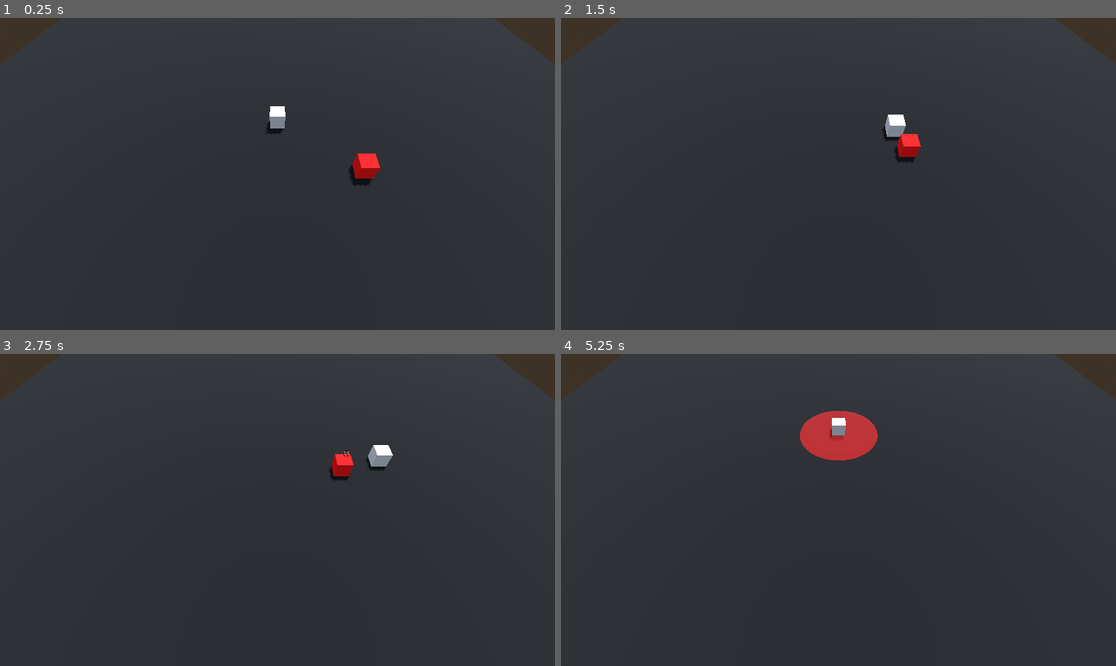
Above: before the commit, frames 1-4 (two rows, left to right).
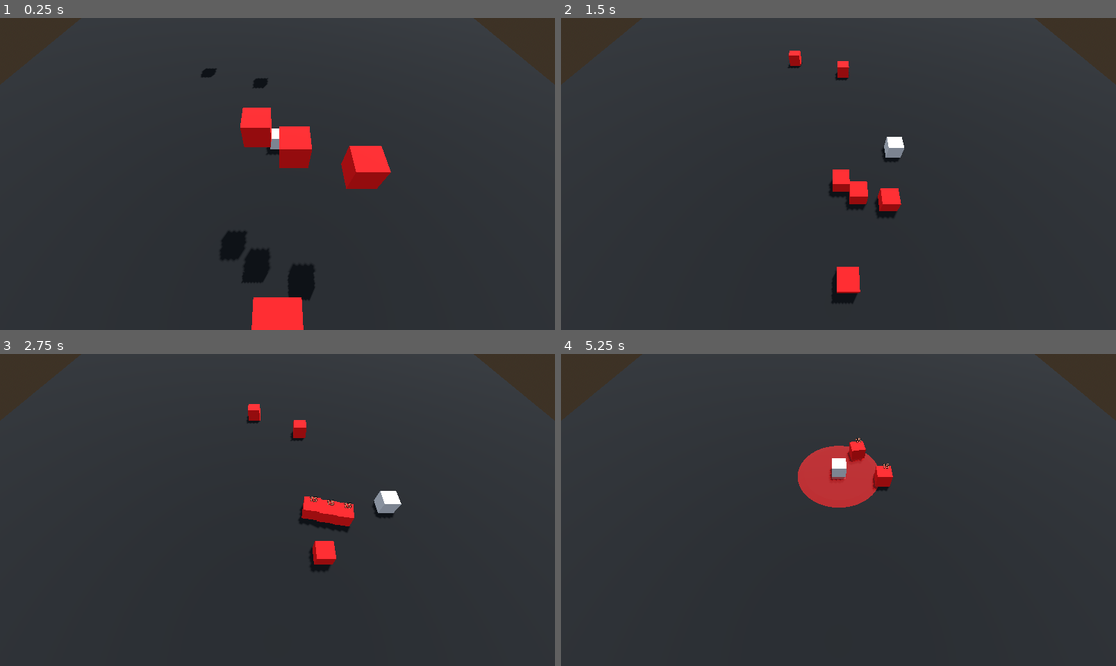
Above: after the commit, the same moments.

Repository: KamPit0605/gdc-project--dice-challenge
Game: Godot game, scene res://Scenes/prototype.tscn
Same seed, same stepped clock (60 frames per second), same inputs: the game is played once before the commit and once after it.
Inputs (mouse positions are in pixels of both pictures, inside the frame that each line leads up to):
- Up to frame 1 (0.25 s): no input
- Up to frame 2 (1.5 s): tap Enter (ui_accept) at 0.5, 0.77 s; move the mouse to (960, 158) at 0.52 s; hold D (Move_Right) 0.53-1.28 s; click (960, 158) at 0.6 s; move the mouse to (727, 189) at 1.27 s; hold S (Move_Backward) from 1.28 s (still down); click (727, 189) at 1.35 s
- Up to frame 3 (2.75 s): tap Enter (ui_accept) at 1.52 s; move the mouse to (333, 441) at 2.02 s; release S (Move_Backward) at 2.03 s; hold D (Move_Right) from 2.03 s (still down); click (333, 441) at 2.1 s
- Up to frame 4 (5.25 s): move the mouse to (810, 572) at 2.77 s; release D (Move_Right) at 2.78 s; hold W (Move_Forward) 2.78-3.53 s; click (810, 572) at 2.85 s; tap Enter (ui_accept) at 3.02, 3.77, 4.52 s; move the mouse to (1005, 556) at 3.52 s; hold A (Move_Left) 3.53-5.03 s; click (1005, 556) at 3.6 s; move the mouse to (672, 463) at 4.27 s; click (672, 463) at 4.35 s; move the mouse to (866, 510) at 5.02 s; hold S (Move_Backward) from 5.03 s (still down); click (866, 510) at 5.1 s

The runs differ from the first frame. In frame 1, 5.9% of the frame differs, in the area x 0-100%, y 0-100%; in frame 2, 3.6%; in frame 3, 3.6%; in frame 4, 4.8%.

Commit message:
2026-3-12 | Mobs of Enemies & Enemy DEATH
BIG CHANGES
enemy_low_dice
  - "@export" nodes are all normal variables
  - Couple variables are commented ("#"), especially "Cloned"
  - "Spawning" functions are all commented
  - _followingplayer() function is replaced with a simple Physics Process function
  - Health function turned from node invisibility to delete
- Referenced Player Triggers replaced with its own Triggers (or Area)

New Additions
Enemy Spawner Node (Scene): Role for spawning enemies
EnemySpawning.gd: Script for the Enemy Spawner node. *Changed from a Global script to a normal script. And nodes exported from Enemy Script are on this script instead.*

Diff:
--- a/Characters/Enemy/enemy_low_dice.tscn
+++ b/Characters/Enemy/enemy_low_dice.tscn
@@ -41,5 +41,7 @@
 
 [node name="FollowingCooldown" type="Timer" parent="." unique_id=1520790909]
 
+[connection signal="area_entered" from="EnemyTrigger" to="." method="_on_enemy_trigger_area_entered"]
+[connection signal="area_exited" from="EnemyTrigger" to="." method="_on_enemy_trigger_area_exited"]
 [connection signal="timeout" from="DamageCooldown" to="." method="_on_damage_cooldown_timeout"]
 [connection signal="timeout" from="FollowingCooldown" to="." method="_on_following_cooldown_timeout"]
--- /dev/null
+++ b/Scenes/Systems/EnemySpawner.tscn
@@ -0,0 +1,14 @@
+[gd_scene format=3 uid="uid://7shbr518fxwl"]
+
+[ext_resource type="Script" uid="uid://tath0ygmvrin" path="res://Scripts/Enemy/EnemySpawning.gd" id="1_up1wc"]
+[ext_resource type="PackedScene" uid="uid://djs3rameploj" path="res://Characters/Enemy/enemy_low_dice.tscn" id="2_aoe3b"]
+
+[node name="Enemy Spawner" type="Node3D" unique_id=1095715711]
+script = ExtResource("1_up1wc")
+EnemyLowLevel = ExtResource("2_aoe3b")
+
+[node name="SpawnerCooldown" type="Timer" parent="." unique_id=1614421818]
+wait_time = 10.0
+autostart = true
+
+[connection signal="timeout" from="SpawnerCooldown" to="." method="_on_spawner_cooldown_timeout"]
--- a/Scenes/prototype.tscn
+++ b/Scenes/prototype.tscn
@@ -1,7 +1,7 @@
 [gd_scene format=3 uid="uid://01rc4wcxhoec"]
 
-[ext_resource type="PackedScene" uid="uid://djs3rameploj" path="res://Characters/Enemy/enemy_low_dice.tscn" id="2_4ousu"]
 [ext_resource type="Script" uid="uid://b51xaavwp77nu" path="res://Scripts/Player/player_dice.gd" id="2_6koui"]
+[ext_resource type="PackedScene" uid="uid://7shbr518fxwl" path="res://Scenes/Systems/EnemySpawner.tscn" id="3_6koui"]
 
 [sub_resource type="ProceduralSkyMaterial" id="ProceduralSkyMaterial_6ox75"]
 sky_horizon_color = Color(0.66224277, 0.6717428, 0.6867428, 1)
@@ -33,7 +33,7 @@
 albedo_color = Color(0.83889705, 0.83889705, 0.838897, 1)
 
 [sub_resource type="CylinderShape3D" id="CylinderShape3D_7kyyp"]
-height = 0.15
+height = 0.5
 radius = 3.0
 
 [sub_resource type="CylinderMesh" id="CylinderMesh_k3dp0"]
@@ -45,11 +45,16 @@
 transparency = 1
 albedo_color = Color(0.83137256, 0.023529412, 0, 0.6862745)
 
+[sub_resource type="StandardMaterial3D" id="StandardMaterial3D_4ousu"]
+albedo_color = Color(0.24115604, 0.24115604, 0.24115604, 1)
+
+[sub_resource type="BoxMesh" id="BoxMesh_4ousu"]
+material = SubResource("StandardMaterial3D_4ousu")
+
 [node name="Prototype" type="Node3D" unique_id=566195261]
 
 [node name="Camera3D" type="Camera3D" parent="." unique_id=1842385117]
-transform = Transform3D(1, 0, 0, 0, 0.54007876, 0.8416145, 0, -0.8416145, 0.54007876, 0, 10.200483, 10.619563)
-metadata/_edit_lock_ = true
+transform = Transform3D(1, 0, 0, 0, 0.54007876, 0.8416145, 0, -0.8416145, 0.54007876, 0, 11.200483, 9.619564)
 
 [node name="---Sun&Environment" type="Node3D" parent="." unique_id=673485911]
 metadata/_edit_lock_ = true
@@ -70,10 +75,6 @@
 
 [node name="MeshInstance3D" type="MeshInstance3D" parent="Floor" unique_id=212419442]
 mesh = SubResource("BoxMesh_6ox75")
-
-[node name="enemyLow_dice" parent="." unique_id=1738791593 node_paths=PackedStringArray("Player") instance=ExtResource("2_4ousu")]
-transform = Transform3D(1, 0, 0, 0, 1, 0, 0, 0, 1, 5, 1, 4)
-Player = NodePath("../PlayerDice")
 
 [node name="PlayerDice" type="CharacterBody3D" parent="." unique_id=1710567279 node_paths=PackedStringArray("player", "PlayerTrigger", "AttackTrigger")]
 transform = Transform3D(1, 0, 0, 0, 1, 0, 0, 0, 1, 0, 1, 0)
@@ -98,7 +99,7 @@
 
 [node name="Attacking" type="Node3D" parent="PlayerDice" unique_id=1788171552]
 
-[node name="AttackTrigger" type="Area3D" parent="PlayerDice/Attacking" unique_id=1085136056]
+[node name="AttackTrigger" type="Area3D" parent="PlayerDice/Attacking" unique_id=1085136056 groups=["AttackTrigger"]]
 transform = Transform3D(1, 0, 0, 0, 1, 0, 0, 0, 1, 0, -0.4010259, 0)
 
 [node name="CollisionShape3D" type="CollisionShape3D" parent="PlayerDice/Attacking/AttackTrigger" unique_id=1904097768]
@@ -117,7 +118,44 @@
 [node name="AttackCooldown" type="Timer" parent="PlayerDice/Attacking" unique_id=1725762845]
 wait_time = 0.5
 
-[connection signal="area_entered" from="PlayerDice/Attacking/AttackTrigger" to="enemyLow_dice" method="_on_attack_trigger_area_entered"]
-[connection signal="area_exited" from="PlayerDice/Attacking/AttackTrigger" to="enemyLow_dice" method="_on_attack_trigger_area_exited"]
+[node name="Position References" type="Node3D" parent="PlayerDice" unique_id=1432369048]
+
+[node name="Top-Mid Position" type="Marker3D" parent="PlayerDice/Position References" unique_id=242714704]
+transform = Transform3D(1, 0, 0, 0, 1, 0, 0, 0, 1, 0, 0, -10)
+
+[node name="MeshInstance3D" type="MeshInstance3D" parent="PlayerDice/Position References/Top-Mid Position" unique_id=314447571]
+visible = false
+mesh = SubResource("BoxMesh_4ousu")
+
+[node name="Top-Mid Reset" type="Node3D" parent="PlayerDice/Position References" unique_id=1671540627]
+transform = Transform3D(1, 0, 0, 0, 1, 0, 0, 0, 1, 0, 0, -10)
+
+[node name="Bottom-Mid Position" type="Marker3D" parent="PlayerDice/Position References" unique_id=1760630995]
+transform = Transform3D(1, 0, 0, 0, 1, 0, 0, 0, 1, 0, 0, 10)
+
+[node name="MeshInstance3D" type="MeshInstance3D" parent="PlayerDice/Position References/Bottom-Mid Position" unique_id=1538151420]
+visible = false
+mesh = SubResource("BoxMesh_4ousu")
+
+[node name="Bottom-Mid Reset" type="Node3D" parent="PlayerDice/Position References" unique_id=1764876478]
+transform = Transform3D(1, 0, 0, 0, 1, 0, 0, 0, 1, 0, 0, 10)
+
+[node name="Timers" type="Node" parent="." unique_id=1503358901]
+
+[node name="SpawnerCooldown" type="Timer" parent="Timers" unique_id=561025002]
+autostart = true
+
+[node name="Globals" type="Node" parent="." unique_id=1647484007]
+
+[node name="EnemySpawning" type="Node" parent="Globals" unique_id=1794180242]
+
+[node name="Enemy Spawner" parent="." unique_id=1095715711 node_paths=PackedStringArray("targetPlayer", "TopPositionMarker", "BottomPositionMarker", "TopMidReset", "BottomMidReset") instance=ExtResource("3_6koui")]
+targetPlayer = NodePath("../PlayerDice")
+TopPositionMarker = NodePath("../PlayerDice/Position References/Top-Mid Position")
+BottomPositionMarker = NodePath("../PlayerDice/Position References/Bottom-Mid Position")
+TopMidReset = NodePath("../PlayerDice/Position References/Top-Mid Reset")
+BottomMidReset = NodePath("../PlayerDice/Position References/Bottom-Mid Reset")
+
 [connection signal="timeout" from="PlayerDice/Attacking/Attacking" to="PlayerDice" method="_on_attacking_timeout"]
 [connection signal="timeout" from="PlayerDice/Attacking/AttackCooldown" to="PlayerDice" method="_on_attack_cooldown_timeout"]
+[connection signal="timeout" from="Timers/SpawnerCooldown" to="Globals/EnemySpawning" method="_on_spawner_cooldown_timeout"]
--- /dev/null
+++ b/Scripts/Enemy/EnemySpawning.gd
@@ -0,0 +1,61 @@
+extends Node
+
+@onready var SpawnerCooldown = $SpawnerCooldown
+
+@export var EnemyLowLevel: PackedScene
+@export var targetPlayer: Node3D
+
+@export var TopPositionMarker: Node3D
+@export var BottomPositionMarker: Node3D
+@export var TopMidReset: Node3D
+@export var BottomMidReset: Node3D
+
+var Spawning: bool
+var SpawnCount: int
+
+var SpawnPosition: int
+
+# Called when the node enters the scene tree for the first time.
+func _ready():
+	SpawnCount = 6#randi_range(1,6)
+	Spawning = true
+	#var new_instance = EnemyLowLevell.instantiate()
+	#add_child(new_instance)
+# Called every frame. 'delta' is the elapsed time since the previous frame.
+func _process(delta):
+	if (SpawnCount > 0) && (Spawning == true):
+		#var EnemyLowSpawned = EnemyLowLevel.instantiate()
+		#add_child(EnemyLowSpawned)
+		SpawnPosition = randi_range(0,1)
+		_instancing()
+		SpawnCount -= 1
+
+	else:
+		SpawnCount = 0
+		Spawning = false
+
+
+
+func _instancing():
+	var Instance_LowLevel = EnemyLowLevel.instantiate()
+	add_child(Instance_LowLevel)
+	Instance_LowLevel.Player = targetPlayer
+	if SpawnPosition == 0:
+		Instance_LowLevel.position = Vector3(TopPositionMarker.position.x,6,TopPositionMarker.position.z)
+		TopPositionMarker.translate(Vector3(randf_range(-5,5),0,randf_range(-5,2)))
+		#Instance_Lowlevel.translate(Vector3(randf_range(-5,5),6,randf_range(-5,5)))
+	elif SpawnPosition == 1:
+		Instance_LowLevel.position = Vector3(BottomPositionMarker.position.x,6,BottomPositionMarker.position.z)
+		BottomPositionMarker.translate(Vector3(randf_range(-5,5),0,randf_range(-5,2)))
+	#Instance_LowLevel.TopMidPosition = TopPositionMarker
+	#Instance_LowLevel.BottomMidPosition = BottomPositionMarker
+
+
+
+func _on_spawner_cooldown_timeout():
+	#EnemyLowLevel.Cloned = true
+	SpawnCount = randi_range(4,8)
+	Spawning = true
+	TopPositionMarker.global_position = TopMidReset.global_position
+	BottomPositionMarker.global_position = BottomMidReset.global_position
+	SpawnerCooldown.start(10)
--- a/Scripts/Enemy/enemy_low_dice.gd
+++ b/Scripts/Enemy/enemy_low_dice.gd
@@ -12,13 +12,13 @@
 var DamageCooldown: bool = false
 var DamageCooldownF: float = 0.5
 #--MOVEMENT--
-var SPEED = 3.5
+var SPEED = 3.0
 
 #--HEALTH--
 var Health: int = 30
 
 #--PLAYER FOLLOW--
-@export var Player: CharacterBody3D
+var Player: CharacterBody3D #@export
 
 @onready var FollowingCooldownTimer = $FollowingCooldown
 var FollowPlayer: bool = false
@@ -27,10 +27,21 @@
 var TriggerOfF: float = 1.0 #variable for preventing any triggering happen within float time
 var PlayerAreaCount: int = 0 #counts how many times it entered the Area3D (even in some OTHER way that I don't know)
 
+#--SPAWNING--
+var TopMidPosition = Node3D #@export
+var BottomMidPosition = Node3D #@export
+var Positioner: int #assigns the above positions to their respective ints
+
+#@export var Cloned: bool = false
+
 # Called when the node enters the scene tree for the first time.
 func _ready():
+	#Cloned = true
 	DisableALLTriggers()
 	FollowingCooldownTimer.start(1)
+	#if Cloned:
+		#_ifSpawning()
+
 
 # Called every frame. 'delta' is the elapsed time since the previous frame.
 func _process(delta):
@@ -53,18 +64,20 @@
 	#print(Health, FollowPlayer)
 
 func _physics_process(delta):
-	var targetPlayer = (Player.position - position).normalized()
-	if FollowPlayer:
-		position += targetPlayer * SPEED * delta
+	#if Cloned:
+		var targetPlayer = (Player.position - position).normalized()
+		if FollowPlayer:
+			position += targetPlayer * SPEED * delta
 
 func _on_damage_cooldown_timeout():
 	DamageCooldown = false
 
 func _Health():
 	if Health <= 0:
-		self.visible = false
-		FollowPlayer = false
-		Health = 0
+		queue_free()
+		#self.visible = false
+		#FollowPlayer = false
+		#Health = 0
 
 
 func _triggerAdjust():
@@ -85,10 +98,21 @@
 		PlayerAttackTrigger = true
 		PlayerAreaCount = 2
 
-func _on_attack_trigger_area_exited(_area):
-	PlayerAttackTrigger = false
+#func _on_attack_trigger_area_exited(_area): (DIFFERENT FUNCTION: _on_enemy_trigger_area_entered(area))
+	#PlayerAttackTrigger = false
 
-#func _followingplayer():
+func _on_enemy_trigger_area_entered(area):
+	#print(area.name)
+	if area.is_in_group("AttackTrigger"):
+		PlayerAreaCount += 1
+		if (PlayerAreaCount >= 1):
+			PlayerAttackTrigger = true
+			PlayerAreaCount = 2
+
+func _on_enemy_trigger_area_exited(area):
+	if area.is_in_group("AttackTrigger"):
+		PlayerAttackTrigger = false
+#func _followingplayer(): (KEEP THIS COMMENTED FOR NOW)
 	#var targetPlayer = (Player.position - position).normalized()
 	#if FollowPlayer:
 		#position += targetPlayer * SPEED
@@ -98,5 +122,17 @@
 	FollowingCooldownTimer.start(seconds)
 
 
+#func _spawning(PositionMarker):
+	#transform.origin = PositionMarker.position
+	#translate(Vector3(randf_range(-5,5),6,randf_range(-5,5)))
+
+#func _ifSpawning():
+	#Positioner = randi_range(0,1)
+	#if Positioner == 0:
+		#_spawning(TopMidPosition)
+	#elif Positioner == 1:
+		#_spawning(BottomMidPosition)
+
 func _on_following_cooldown_timeout():
-	FollowPlayer = true
+	#if Cloned:
+		FollowPlayer = true
--- a/project.godot
+++ b/project.godot
@@ -18,6 +18,10 @@
 [autoload]
 
 GlobalPlayerScript="*uid://dg8cv8c1b0lk7"
+
+[global_group]
+
+AttackTrigger=""
 
 [input]
 
Not shown, added: Scripts/Enemy/EnemySpawning.gd.uid
